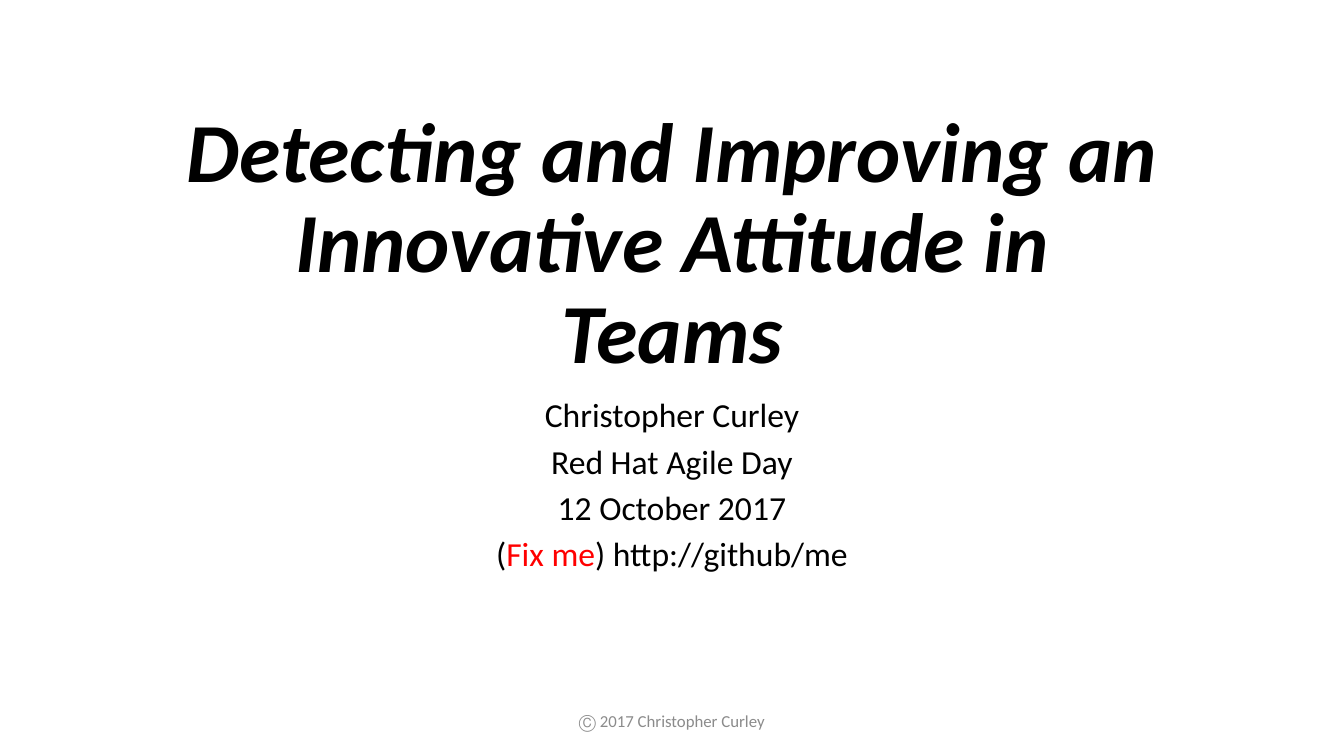
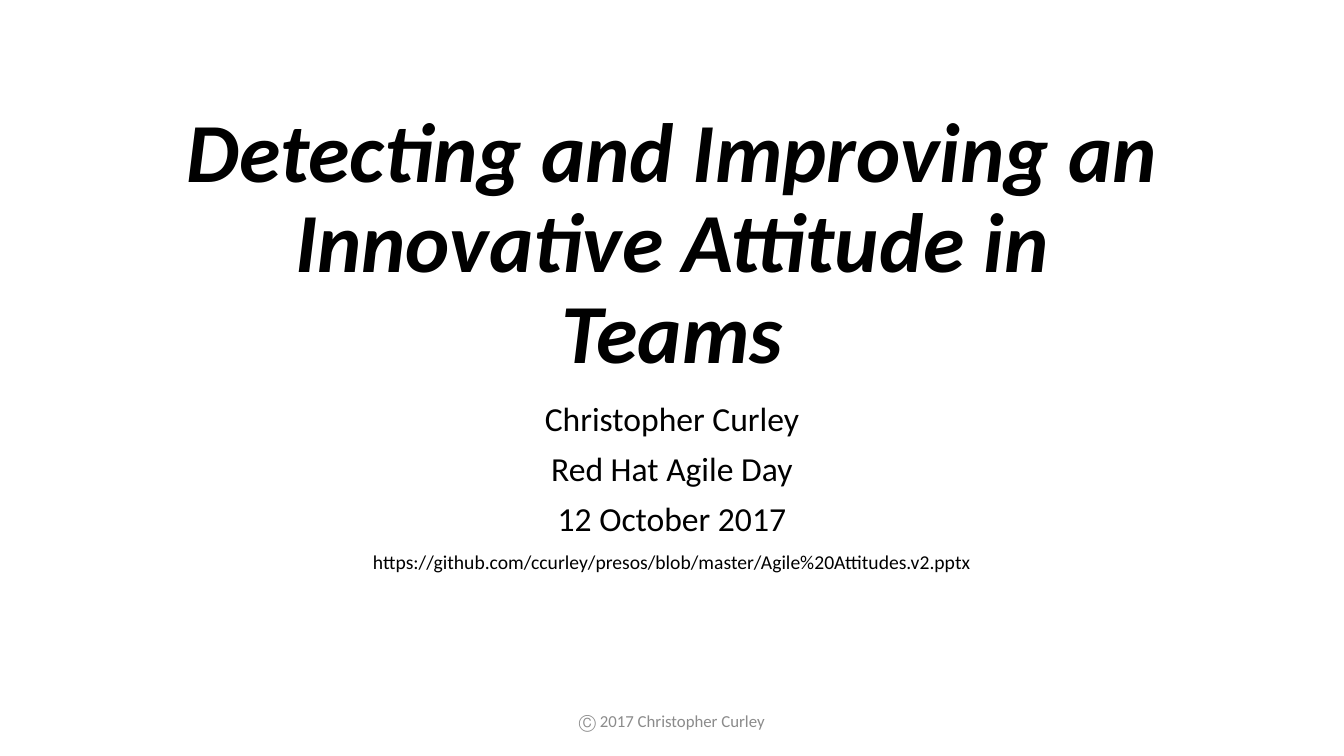
Before and after one commit to ccurley/presos, a slide deck: slide 1 of Agile Attitudes.v2.pptx. Drawn at 1344x756 pixels with LibreOffice and Linux fonts; fonts in the diff are those of the drawing. Boxes give left, top, right and bottom in pixels: in the first picture for what was removed or moved away, otherwise in the second. Text is boxed around its words. In the diff, an @@ line names an element or a change of style, - is before the commit and + after.

```diff
--- a/Agile Attitudes.v2.pptx
+++ b/Agile Attitudes.v2.pptx
@@ subtitle at [545, 407, 799, 532]: line spacing 0.8 to 0.9 @@
@@ subtitle at [373, 555, 970, 573]: text changed; size 24 to 14 pt @@
-(Fix me) http://github/me
+https://github.com/ccurley/presos/blob/master/Agile%20Attitudes.v2.pptx
```
Also in this commit, not shown: 1 other slide changed, 1 slide added.
